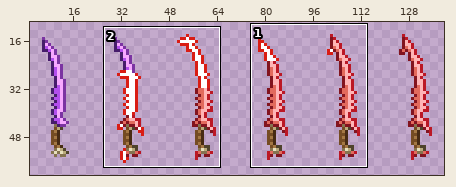
Sprite sheet -- items/active/weapons/melee/unique/sanguine/starforge-sanguine.png. Above: a wide view before the commit, with the close-up outlined.
Close-up. As it was:
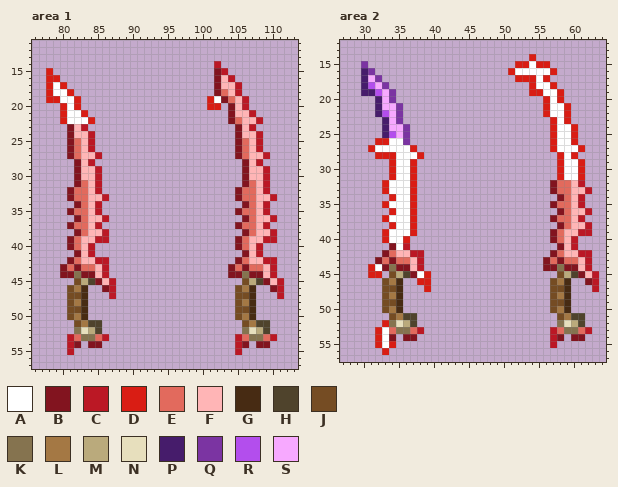
The file is 144x64 pixels. Shown: area 1: x 76..113, y 11..57; area 2: x 27..64, y 12..57. The wide view leaves out empty margins.
Palette (. is transparent): A #ffffff  B #82141f  C #bb1825  D #d91d14  E #e26a5d  F #ffb5b6  G #472b13  H #4f432c  J #754c23  K #85734f  L #a47844  M #baaa7c  N #e7dfbd  P #461c6b  Q #7b34a2  R #b34eed  S #f7a9ff
Pixels before, area 1, first column x 78:
14 ........................C.........
15 D.......................BC........
16 DD......................BFC.......
17 DAD.....................BFFC......
18 DAAD....................BEFC......
19 DDAAD..................DABEFC.....
20 ..DAD..................DD.BFC.....
21 ..DAAD....................BFFC....
22 ..DAAAD...................BEFFC...
23 ...BFC.....................BFC....
24 ...BFFC....................BFFC...
25 ...BEFC....................BEFC...
26 ...BEFC....................BEFC...
27 ...BEFFC...................BEFFC..
28 ....BFC.....................BFC...
29 ....BFFC....................BFFC..
30 ....BFFC....................BFFC..
31 ....BEFC....................BEFC..
32 ...BEEFC...................BEEFC..
33 ...BEEFFC..................BEEFFC.
34 ....BEFC....................BEFC..
35 ...BEEFC...................BEEFC..
36 ....BEFFC...................BEFFC.
37 ...BEEFC...................BEEFC..
38 ....BEFFC...................BEFFC.
39 ...BEFFCC..................BEFFCC.
40 ...BEFC....................BEFC...
41 ....BFC.....................BFC...
42 ...BEFFCC..................BEFFCC.
43 ..BEBEEFC.................BEBEEFC.
44 ..BBKBBFC.................BBKBBFC.
45 ....JMHBFC..................JMHBFC
46 ...JLG..BC.................JLG..BC
47 ...JJG...C.................JJG...C
48 ...JLG.....................JLG....
49 ...JJG.....................JJG....
50 ...JLG.....................JLG....
51 ....JLHH....................JLHH..
52 ....KNMH....................KNMH..
53 ...CEKKEC..................CEKKEC.
54 ...CB.BB...................CB.BB..
55 ...C.......................C......
Pixels before, area 2, first column x 30:
14 ........................D.........
15 Q.....................DDADD.......
16 PQ...................DAAAAAD......
17 PSQ...................DDDAD.......
18 PRSQ....................DAAD......
19 PPRSQ...................DDAAD.....
20 ..PSQ.....................DAD.....
21 ..PSSQ....................DAAD....
22 ..PRSQ....................DAAD....
23 ...PSQ.....................DAD....
24 ...PSSQ....................DAAD...
25 ...PRSQ....................DAAD...
26 ..DDAAQ....................DAAD...
27 .DAAAAAD...................DAAAD..
28 ..DDDAAAD...................DAD...
29 ....DAAD....................DAAD..
30 ....DAAD....................DAAD..
31 ....DAAD....................DAAD..
32 ...DAAAD...................BEEFC..
33 ...DAAAD...................BEEFFC.
34 ....DAAD....................BEFC..
35 ...DAAAD...................BEEFC..
36 ....DAAD....................BEFFC.
37 ...DAAAD...................BEEFC..
38 ....DAAD....................BEFFC.
39 ...DAAAD...................BEFFCC.
40 ...DAAD....................BEFC...
41 ....BAC.....................BFC...
42 ...BEFFCC..................BEFFCC.
43 ..BEBEEFC.................BEBEEFC.
44 .DABKBBFC.................BBKBBFC.
45 .DD.JMHBAD..................JMHBFC
46 ...JLG..DD.................JLG..BC
47 ...JJG...D.................JJG...C
48 ...JLG.....................JLG....
49 ...JJG.....................JJG....
50 ...JLG.....................JLG....
51 ....JLHH....................JLHH..
52 ...DKNMH....................KNMH..
53 ..DAEKKEC..................CEKKEC.
54 ..DAB.BB...................CB.BB..
55 ..DAD......................C......
56 ...D..............................
After:
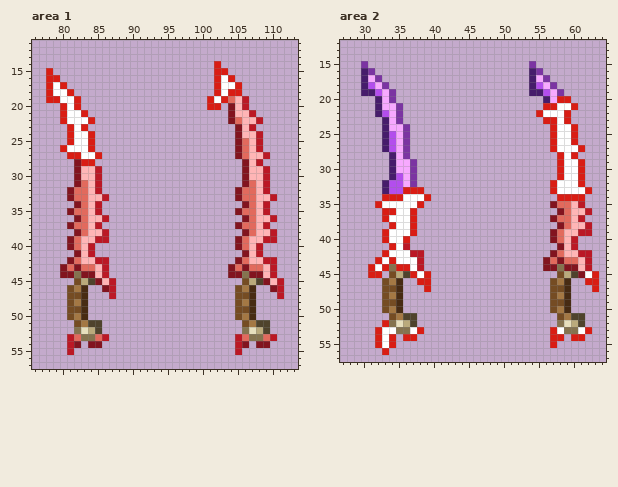
Difference:
Area 1:
Colour B gives way to colour A in row 26 at x 81.
Colour E gives way to colour A in row 18 at x 103; in rows 25 to 26 at x 82.
Colour F gives way to colour A in row 16 at x 103; in row 17 at x 103 to 104; in row 23 at x 82; in row 24 at x 82 to 83; in rows 25 to 26 at x 83; in row 27 at x 83 to 84.
The edit adds colour D in row 26 at x 80.
Colour B gives way to colour D in rows 15 to 18 at x 102; in row 19 at x 103; in rows 23 to 25 at x 81; in row 27 at x 81.
Colour C gives way to colour D in row 14 at x 102; in row 15 at x 103; in row 16 at x 104; in rows 17 to 18 at x 105; in row 23 at x 83; in rows 24 to 26 at x 84.
Colour C gives way to colour D in row 27 at x 85; in row 28 at x 84.
Colour E gives way to colour D in row 27 at x 82.
Colour F gives way to colour D in row 18 at x 104; in row 28 at x 83.
Area 2:
The edit adds colour A in row 34 at x 38.
Colour D gives way to colour A in row 21 at x 59; in row 22 at x 56; in row 34 at x 37; in row 35 at x 33 and 37.
Colour E gives way to colour A in rows 32 to 33 at x 58 to 59; in row 42 at x 34; in row 43 at x 33 and 35 to 36; in row 53 at x 34, 37, 58 and 61.
Colour F gives way to colour A in row 32 at x 60; in row 33 at x 60 to 61; in row 42 at x 35 to 36; in rows 43 to 44 at x 37; in row 45 at x 62.
The edit adds colour D in row 20 at x 59; in row 21 at x 60; in row 22 at x 55; in row 23 at x 56; in row 33 at x 38; in row 34 at x 33 and 39.
The edit adds colour D in row 35 at x 32 and 38; in row 36 at x 33.
Colour A gives way to colour D in row 21 at x 57; in row 33 at x 36; in row 34 at x 35.
Colour B gives way to colour D in rows 32 to 33 at x 57; in row 34 at x 58; in row 41 at x 34; in row 42 at x 33; in row 43 at x 32 and 34; in row 44 at x 33 and 35 to 36.
Colour B gives way to colour D in row 45 at x 37; in row 46 at x 62; in row 54 at x 34, 36 to 37, 58 and 60 to 61.
Colour C gives way to colour D in row 32 at x 61; in row 33 at x 62; in row 34 at x 61; in rows 45 to 47 at x 63; in row 53 at x 38, 57 and 62; in rows 54 to 55 at x 57.
Colour E gives way to colour D in row 34 at x 59.
Colour F gives way to colour D in row 34 at x 60.
Colour A gives way to colour P in row 16 at x 54; in row 27 at x 33.
Colour D gives way to colour P in rows 17 to 18 at x 54; in row 19 at x 54 to 55; in row 20 at x 56; in row 26 at x 33; in rows 28 to 31 at x 34; in rows 32 to 33 at x 33.
Colour A gives way to colour Q in row 15 at x 54; in row 16 at x 55; in rows 27 to 28 at x 36.
Colour D gives way to colour Q in row 17 at x 56; in row 18 at x 57; in row 19 at x 58; in rows 29 to 32 at x 37.
Colour A gives way to colour R in row 18 at x 55; in row 19 at x 56; in rows 26 to 27 at x 34; in row 31 at x 35; in rows 32 to 33 at x 34 to 35.
Colour A gives way to colour S in row 17 at x 55; in row 18 at x 56; in rows 19 to 20 at x 57; in rows 26 to 28 at x 35; in rows 29 to 30 at x 35 to 36; in rows 31 to 32 at x 36.
Colour A is removed in row 16 at x 52 to 53 and 56; in row 27 at x 32; in row 28 at x 37.
Colour D is removed in row 14 at x 54; in row 15 at x 52 to 53 and 55 to 56; in row 16 at x 51 and 57; in row 17 at x 52 to 53; in row 26 at x 32; in row 27 at x 31 and 37.
Colour D is removed in row 28 at x 32 to 33 and 38.
Pixel boxes of the changes (left, top, right, bottom) in both close-ups:
changed: (214, 61, 242, 103)
changed: (60, 124, 102, 166)
changed: (508, 54, 578, 124)
changed: (368, 138, 431, 278)
changed: (550, 180, 592, 201)
changed: (585, 271, 599, 292)
changed: (389, 327, 424, 341)
changed: (550, 327, 592, 348)
